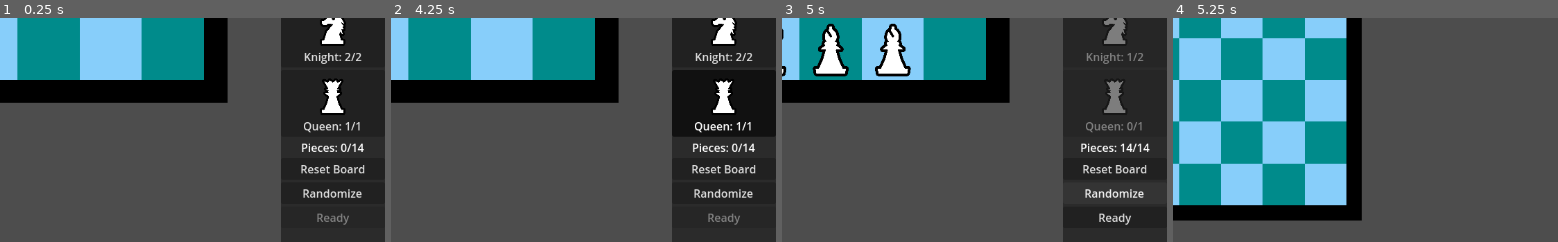
Above: before the commit, frames 1-4 (left to right).
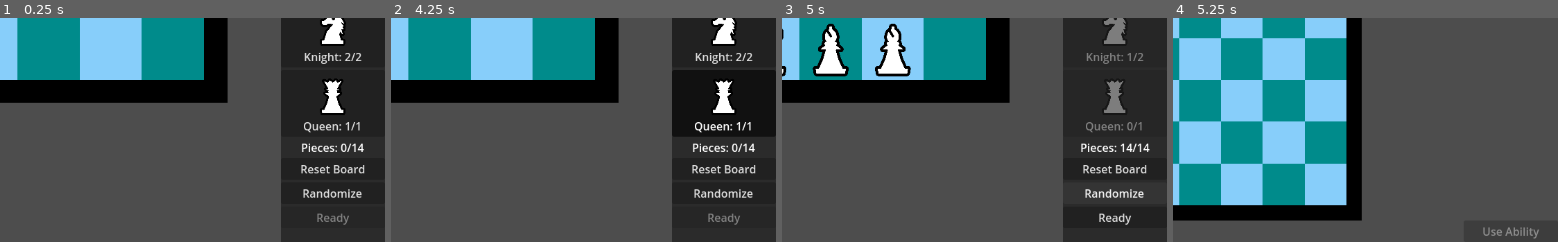
Above: after the commit, the same moments.

Repository: Tom3s/rpg-chess-remastered
Game: Godot game, scene res://SetupBuilder.tscn
Two runs of this game, one before a commit and one after it. Both use one fixed random seed, a clock stepped at 60 frames per second and the inputs below. This scene is started directly instead of the project's main scene.
Inputs:
- Up to frame 1 (0.25 s): no input
- Up to frame 2 (4.25 s): click "Pawn: 8/8" at 0.5 s; click "Bishop: 3/3" at 1.25 s; click "Rook: 3/3" at 2 s; click "Knight: 2/2" at 2.75 s; click "Queen: 1/1" at 3.5 s
- Up to frame 3 (5 s): click "Randomize" at 4.25 s
- Up to frame 4 (5.25 s): click "Ready" at 5 s
The pictures show only the part of the screen within x 50-100%, y 50-100%; the shares and areas given below are measured in that part.

Frames 1-3 are identical in both runs. In frame 4, 0.2% of the frame differs, in the area x 80-96%, y 93-99%.
Error before the commit: Cannot call method 'put_data' on a null value. (res://Global/Network.gd:191)
Error after the commit: Cannot call method 'put_data' on a null value. (res://Global/Network.gd:194)

Commit message:
Added Pawn Ability

Diff:
--- a/client/Board.gd
+++ b/client/Board.gd
@@ -51,7 +51,7 @@
 var attackable_tiles: Array[Vector2i] = []
 
 func _ready() -> void:
-	Network.available_actions_received.connect(func(moves: Array[Vector2i], attacks: Array[Vector2i]) -> void:
+	Network.available_actions_received.connect(func(moves: Array[Vector2i], attacks: Array[Vector2i], _can_use_ability: bool) -> void:
 		set_reachable_tiles(moves)
 		set_attackable_tiles(attacks)
 	)
--- a/client/GameScene.gd
+++ b/client/GameScene.gd
@@ -7,6 +7,10 @@
 @onready var p1_pieces: Node2D = %P1Pieces
 @onready var p2_pieces: Node2D = %P2Pieces
 @onready var current_throw_label: Label = %CurrentThrowLabel
+@onready var ability_button: Button = %AbilityButton
+
+# ability UIs
+@onready var pawn_ability_ui: PawnAbilityUI = %PawnAbilityUI
 
 var current_player: int
 var current_throw: int
@@ -52,16 +56,29 @@
 	# 	print(initialData)
 	# initialize_board()
 
+	ability_button.disabled = true
+
+	ability_button.pressed.connect(use_ability)
+	# ability_button.mouse_entered.connect(func() -> void:
+	# 	mouse_over_button = true
+	# )
+	# ability_button.mouse_exited.connect(func() -> void:
+	# 	mouse_over_button = false
+	# )
+
 	Network.initial_board_state_received.connect(initialize_board)
 
-	Network.available_actions_received.connect(func(moves: Array[Vector2i], attacks: Array[Vector2i]) -> void:
+	Network.available_actions_received.connect(func(moves: Array[Vector2i], attacks: Array[Vector2i], can_use_ability: bool) -> void:
 		available_moves = moves
 		available_attacks = attacks
+		ability_button.disabled = !can_use_ability
 	)
 
 	Network.piece_moved.connect(move_piece)
 	Network.piece_attacked.connect(resolve_attack)
 	Network.round_started.connect(start_round)
+
+	Network.ability_used.connect(resolve_used_ability)
 
 
 func _process(_delta: float) -> void:
@@ -69,6 +86,8 @@
 		board.set_hovering_square(Vector2i.MAX)
 		return
 
+
+func _unhandled_input(event: InputEvent) -> void:
 	var hovering_tile := board.get_closest_tile(get_local_mouse_position())
 	board.set_hovering_square(hovering_tile)
 
@@ -194,9 +213,63 @@
 
 	current_throw_label.text = "Current Throw: " + str(throw)
 
+	board.clear_interactable_tiles()
+
 func is_current_player() -> bool:
 	var current_player_id := Network.p1_id
 	if current_player == 1:
 		current_player_id = Network.p2_id
 
 	return Network.main_player.id == current_player_id
+
+func use_ability() -> void:
+	if selected_piece == null:
+		# failsafe
+		ability_button.disabled = true
+		return
+
+	print("[GameScene.gd] ", selected_piece, "wants to use ability")
+
+	match selected_piece.piece_type:
+		GlobalNames.PIECE_TYPE.PAWN:
+			var vals := {"type": GlobalNames.PIECE_TYPE.NONE}
+			pawn_ability_ui.piece_type_selected.connect(func(type: GlobalNames.PIECE_TYPE) -> void:
+				vals.type = type
+			)
+			pawn_ability_ui.visible = true
+
+			await pawn_ability_ui.piece_type_selected
+			print("[GameScene.gd] Ability use sequence over; Selected: ", GlobalNames.PIECE_TYPE.keys()[vals.type])
+
+			Network.send_use_ability_packet(
+				selected_piece,
+				{
+					"selected_type": vals.type
+				}
+			)
+
+		GlobalNames.PIECE_TYPE.ROOK:
+			pass
+		GlobalNames.PIECE_TYPE.BISHOP:
+			pass
+		GlobalNames.PIECE_TYPE.KNIGHT:
+			pass
+		GlobalNames.PIECE_TYPE.QUEEN:
+			pass
+
+func resolve_used_ability(player_id: int, piece_id: int, ability_data: Dictionary) -> void:
+	var piece_parent: Node2D = null
+
+	if player_id == Network.p1_id:
+		piece_parent = p1_pieces
+	else:
+		piece_parent = p2_pieces
+
+	var piece: Piece = piece_parent.get_child(piece_id)
+
+	match piece.piece_type:
+		GlobalNames.PIECE_TYPE.PAWN:
+			piece.piece_type = ability_data.new_type
+			piece.damage = ability_data.new_dmg
+		_:
+			pass
--- a/client/GameScene.tscn
+++ b/client/GameScene.tscn
@@ -1,7 +1,8 @@
-[gd_scene load_steps=3 format=3 uid="uid://w6osov1hfnyr"]
+[gd_scene load_steps=4 format=3 uid="uid://w6osov1hfnyr"]
 
 [ext_resource type="PackedScene" uid="uid://dgwdc1dwjva0w" path="res://Board.tscn" id="1_ayk78"]
 [ext_resource type="Script" path="res://GameScene.gd" id="1_lkxyc"]
+[ext_resource type="PackedScene" uid="uid://bcdxo52aqjamx" path="res://UI/PawnAbilityUI.tscn" id="2_7bkxu"]
 
 [node name="GameScene" type="Node2D"]
 script = ExtResource("1_lkxyc")
@@ -28,6 +29,31 @@
 horizontal_alignment = 1
 vertical_alignment = 1
 
+[node name="Control" type="Control" parent="UI/HBoxContainer/VBoxContainer"]
+layout_mode = 2
+size_flags_vertical = 3
+
+[node name="AbilityButton" type="Button" parent="UI/HBoxContainer/VBoxContainer"]
+unique_name_in_owner = true
+layout_mode = 2
+focus_mode = 0
+disabled = true
+text = "Use Ability"
+
+[node name="Control" type="Control" parent="UI"]
+layout_mode = 3
+anchors_preset = 15
+anchor_right = 1.0
+anchor_bottom = 1.0
+grow_horizontal = 2
+grow_vertical = 2
+mouse_filter = 2
+
+[node name="PawnAbilityUI" parent="UI/Control" instance=ExtResource("2_7bkxu")]
+unique_name_in_owner = true
+visible = false
+layout_mode = 1
+
 [node name="Board" parent="." instance=ExtResource("1_ayk78")]
 unique_name_in_owner = true
 
--- a/client/Global/Network.gd
+++ b/client/Global/Network.gd
@@ -36,6 +36,7 @@
 	PIECE_MOVED,
 	PIECE_ATTACKED,
 	ROUND_START,
+	USED_ABILITY,
 }
 
 # aka from server -> to client packets
@@ -47,6 +48,7 @@
 	AVAILABLE_ACTIONS_REQUEST,
 	MOVE_PIECE,
 	ATTACK,
+	USE_ABILITY,
 }
 
 var socket: StreamPeerTCP = null
@@ -56,10 +58,11 @@
 # region Signals
 
 signal initial_board_state_received(state: Array)
-signal available_actions_received(moves: Array[Vector2i], attacks: Array[Vector2i])
+signal available_actions_received(moves: Array[Vector2i], attacks: Array[Vector2i], can_use_ability: bool)
 signal piece_moved(player_id: int, piece_id: int, target_tile: Vector2i)
 signal piece_attacked(player_id: int, piece_id: int, target_piece_id: int, new_hp: int, landing_tile: Vector2i)
 signal round_started(player: int, throw: int)
+signal ability_used(player_id: int, piece_id: int, ability_data: Dictionary)
 
 var incoming_thread: Thread
 
@@ -237,6 +240,34 @@
 
 	# receive_packet()
 
+func send_use_ability_packet(piece: Piece, ability_data: Dictionary) -> void:
+	var packet_data := PackedByteArray()
+	packet_data.resize(2 + 8 + 1)
+
+	packet_data.encode_u8(0, CLIENT_PACKET_TYPE.USE_ABILITY)
+	# packet_data.encode_u8(1, 8 + 1) # data will be calculated at the end
+
+	packet_data.encode_s64(2, main_player.id)
+	packet_data.encode_u8(10, piece.id)
+
+	match piece.piece_type:
+		GlobalNames.PIECE_TYPE.PAWN:
+			packet_data.resize(packet_data.size() + 1)
+			packet_data.encode_u8(11, ability_data.selected_type)
+		GlobalNames.PIECE_TYPE.ROOK:
+			pass
+		GlobalNames.PIECE_TYPE.BISHOP:
+			pass
+		GlobalNames.PIECE_TYPE.KNIGHT:
+			pass
+		GlobalNames.PIECE_TYPE.QUEEN:
+			pass
+
+	packet_data.encode_u8(1, packet_data.size() - 2)
+
+	socket.put_data(packet_data)
+
+
 func handle_incoming_packets() -> void:
 	while true:
 		receive_packet()
@@ -298,7 +329,7 @@
 			# get_tree().change_scene_to_file("res://GameScene.tscn")
 
 		SERVER_PACKET_TYPE.AVAILABLE_ACTIONS:
-			var _can_use_ability: bool = data.decode_u8(0) as bool
+			var can_use_ability: bool = data.decode_u8(0) as bool
 			var nr_moves: int = data.decode_u8(1)
 
 			var moves: Array[Vector2i] = []
@@ -330,7 +361,7 @@
 			print("Moves: ", moves)
 			print("Attacks: ", attacks)
 
-			call_deferred("emit_signal", "available_actions_received", moves, attacks)
+			call_deferred("emit_signal", "available_actions_received", moves, attacks, can_use_ability)
 
 		SERVER_PACKET_TYPE.PIECE_MOVED:
 			var player_id: int = data.decode_s64(0)
@@ -362,5 +393,28 @@
 			var throw: int = data.decode_u8(1)
 
 			call_deferred("emit_signal", "round_started", player, throw)
+
+		SERVER_PACKET_TYPE.USED_ABILITY:
+			var player_id: int = data.decode_s64(0)
+			var piece_id: int = data.decode_u8(8)
+
+			var ability_type: GlobalNames.PIECE_TYPE = data.decode_u8(9) as GlobalNames.PIECE_TYPE
+
+			match ability_type:
+				GlobalNames.PIECE_TYPE.PAWN:
+					var new_type: GlobalNames.PIECE_TYPE = data.decode_u8(10) as GlobalNames.PIECE_TYPE
+					var new_damage: int = data.decode_u8(11)
+
+					call_deferred("emit_signal", "ability_used",
+						player_id, piece_id,
+						{
+							"new_type": new_type,
+							"new_dmg": new_damage,
+						}
+					)
+				_:
+					pass
+
+
 		# _:
 			# default
--- a/client/Piece.gd
+++ b/client/Piece.gd
@@ -73,3 +73,6 @@
 		visible = false
 
 	hp_label.text = "\nHP: " + str(health) + "/" + str(max_health)
+
+func _to_string() -> String:
+	return "{" + GlobalNames.PIECE_TYPE.keys()[piece_type] + "(id: " + str(id) + "): " + hp_label.text.replace("\n", "") + "}"
--- a/client/SetupBuilder.tscn
+++ b/client/SetupBuilder.tscn
@@ -212,7 +212,6 @@
 height = 2
 dark_color = Color(0, 0.545098, 0.545098, 1)
 light_color = Color(0.529412, 0.807843, 0.980392, 1)
-border_color = Color(0, 0, 0, 1)
 show_top = false
 
 [node name="Camera" type="Camera2D" parent="."]
--- /dev/null
+++ b/client/UI/PawnAbilityUI.gd
@@ -0,0 +1,35 @@
+extends Control
+class_name PawnAbilityUI
+
+@onready var buttonContainer: VBoxContainer = %ButtonContainer
+
+signal piece_type_selected(type: GlobalNames.PIECE_TYPE)
+
+# Called when the node enters the scene tree for the first time.
+func _ready() -> void:
+	# var types: Array[String] = GlobalNames.PIECE_TYPE.keys()
+
+	for i in GlobalNames.PIECE_TYPE.size() - 1:
+		var button: Button = Button.new()
+
+		button.text = GlobalNames.PIECE_TYPE.keys()[i].capitalize()
+		button.focus_mode = Control.FOCUS_NONE
+
+		button.pressed.connect(func() -> void:
+			visible = false
+
+			piece_type_selected.emit(i as GlobalNames.PIECE_TYPE)
+
+			print(GlobalNames.PIECE_TYPE.keys()[i])
+		)
+
+		buttonContainer.add_child(button)
+
+
+
+
+
+
+# Called every frame. 'delta' is the elapsed time since the previous frame.
+func _process(delta: float) -> void:
+	pass
--- /dev/null
+++ b/client/UI/PawnAbilityUI.tscn
@@ -0,0 +1,39 @@
+[gd_scene load_steps=3 format=3 uid="uid://bcdxo52aqjamx"]
+
+[ext_resource type="Script" path="res://UI/PawnAbilityUI.gd" id="1_sen88"]
+
+[sub_resource type="StyleBoxFlat" id="StyleBoxFlat_ht42p"]
+bg_color = Color(0, 0, 0, 0.501961)
+corner_radius_top_left = 8
+corner_radius_top_right = 8
+corner_radius_bottom_right = 8
+corner_radius_bottom_left = 8
+expand_margin_left = 8.0
+expand_margin_top = 8.0
+expand_margin_right = 8.0
+expand_margin_bottom = 8.0
+
+[node name="PawnAbilityUI" type="Control"]
+layout_mode = 3
+anchors_preset = 15
+anchor_right = 1.0
+anchor_bottom = 1.0
+grow_horizontal = 2
+grow_vertical = 2
+mouse_force_pass_scroll_events = false
+script = ExtResource("1_sen88")
+
+[node name="PanelContainer" type="PanelContainer" parent="."]
+layout_mode = 1
+anchors_preset = 15
+anchor_right = 1.0
+anchor_bottom = 1.0
+grow_horizontal = 2
+grow_vertical = 2
+theme_override_styles/panel = SubResource("StyleBoxFlat_ht42p")
+
+[node name="ButtonContainer" type="VBoxContainer" parent="PanelContainer"]
+unique_name_in_owner = true
+layout_mode = 2
+size_flags_horizontal = 4
+alignment = 1
Not shown, changed: backend/src/communication.odin
Not shown, changed: backend/src/main.odin
Not shown, changed: backend/src/piece.odin
